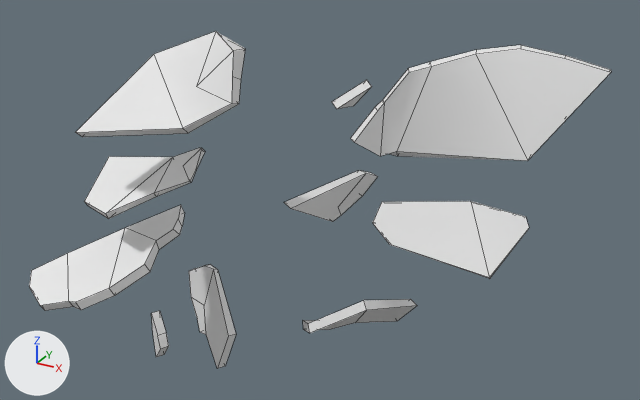
A saved change to the FBX model Assets/Map/S1/S1_mod_teapot_piece_001.FBX.
Before and after are seen from a 50 mm camera at (28.8, -64.3, 21.6) aimed at (13.2, -36.1, 7.5). Lighting does not change. The marker at lower left points along +X, +Y and +Z. Mesh edges are drawn as thin lines. Where no turn or scale is listed for an object, it has been applied to the vertices.

In view in the first picture: 'S1_mod_teapot_piece_003', 'S1_mod_teapot_piece_004', 'S1_mod_teapot_piece_005', 'S1_mod_teapot_piece_006', 'S1_mod_teapot_piece_007', 'S1_mod_teapot_piece_008', 'S1_mod_teapot_piece_009', 'S1_mod_teapot_piece_010', 'Untitled'.
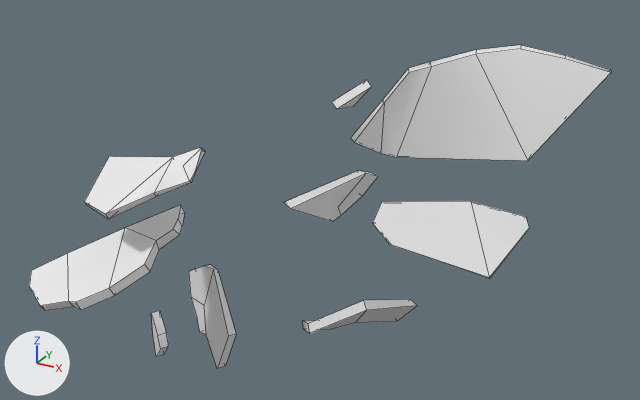
Where the newer file only moved an object's origin or applied its transform, the numbers keep the older frame.

Pixel boxes [x1, y1, x2, y2] of what changed, in the pictures (640 x 400 px; the box of a moved part takes in the faces that stretch with it):
```json
{"object": "Untitled", "change": "deleted", "before": [75, 31, 245, 137]}
{"part": 1, "of": "me_mesh_001", "change": "moved or reshaped", "before": [350, 54, 527, 161], "after": [350, 54, 527, 161]}
```

Edits to the scene script, one JSON object a line:
```json
{"block": "me_mesh_001", "where": "me_mesh_001.from_pydata(...)  # 24 vertices, 20 faces; spans x -4.31..4.32, y -2.11..2.07, z -2.04..2.43"}
{"block": "me_mesh_001", "where": "# used by ob_s1_mod_teapot_piece_003; location = (18.62, -33.83, 11.24)"}
{"block": "me_mesh_001", "where": "# verts and faces of me_mesh_001; kept vertices keep their numbers, new ones are numbered from 24"}
{"block": "me_mesh_001", "where": "# before: 6 (-3.4, -0.96, 0.3) at pixel (382, 99), 7 (-3.64, -1.14, 0.02) at pixel (374, 107), 8 (-4.31, -1.86, -1.13) at pixel (350, 138), 9 (-3.46, -0.97, -1.8), 18 (-3.18, -1.29, 0.32) at pixel (384, 102)"}
{"block": "me_mesh_001", "where": "# before: 19 (-3.37, -1.43, 0.0) at pixel (377, 110), 20 (-4.0, -2.11, -1.15) at pixel (354, 142), 21 (-3.27, -1.31, -1.85) at pixel (380, 156), 22 (-2.81, -0.83, -1.71) at pixel (396, 151)"}
{"block": "me_mesh_001", "change": "me_mesh_001 part 1"}
{"op": "add", "block": "me_mesh_001", "code": "delete_vertices([7, 19])  # with the faces that use them"}
{"op": "add", "block": "me_mesh_001", "code": "verts[21] = (-3.27, -1.31, -1.72)  # moved, pixel (380, 153)"}
{"op": "add", "block": "me_mesh_001", "code": "verts[22] = (-2.81, -0.83, -1.96)  # moved, pixel (396, 157)"}
{"op": "add", "block": "me_mesh_001", "code": "faces += [(6, 8, 20, 18), (6, 9, 8), (18, 20, 21)]"}
{"op": "remove", "block": "ob_untitled", "code": ["ob_untitled = bpy.data.objects.new('Untitled', me_mesh)", "ob_untitled.location = (9.07, -40.06, 12.52)"]}
```
